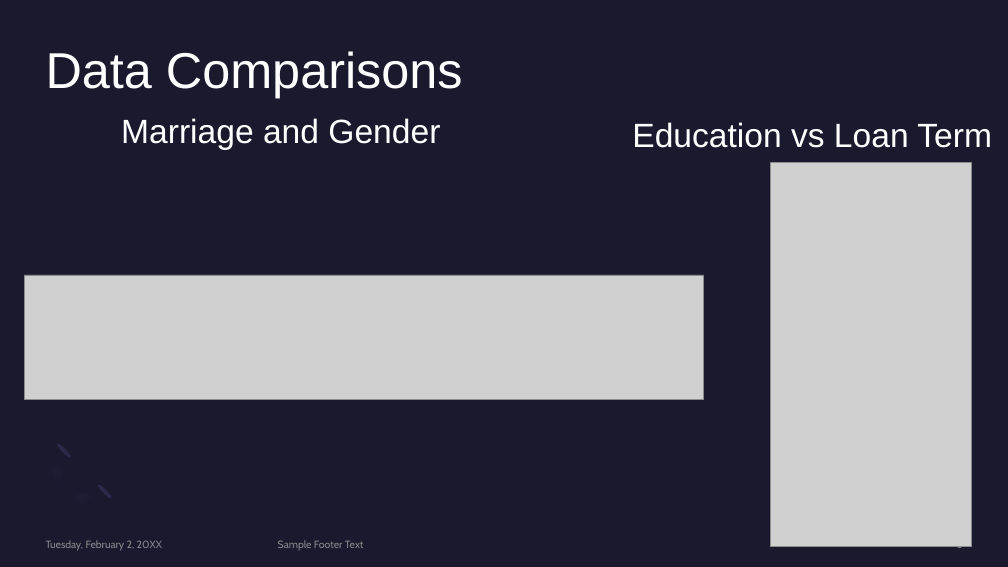
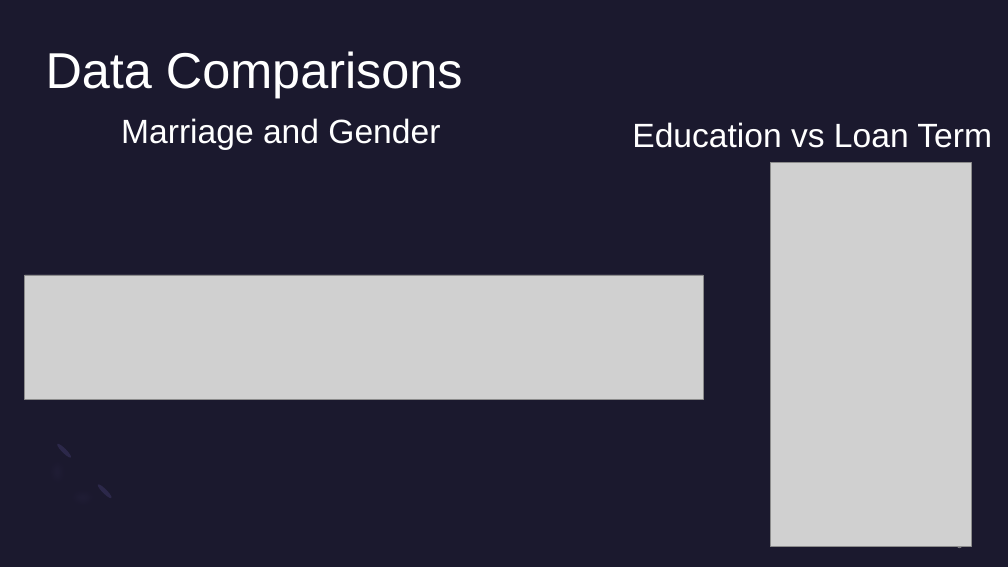
Before and after one commit to andrew-voortman/ML_Loan_Prediction_Model, a slide deck: slide 6 of Machine Learning Loan Predictions PP.pptx. Drawn at 1008x567 pixels with LibreOffice and Linux fonts; fonts in the diff are those of the drawing; grey boxes stand for pictures. Boxes give left, top, right and bottom in pixels: in the first picture for what was removed or moved away, otherwise in the second. Text is boxed around its words. In the diff, an @@ line names an element or a change of style, - is before the commit and + after.

```diff
--- a/Machine Learning Loan Predictions PP.pptx
+++ b/Machine Learning Loan Predictions PP.pptx
@@ text removed at (x1=46, y1=540, x2=162, y2=551) @@
-Tuesday, February 2, 20XX
@@ text removed at (x1=278, y1=540, x2=364, y2=550) @@
-Sample Footer Text
```
Also in this commit, not shown: 5 other slides changed, 8 slides added, 2 slides removed.
